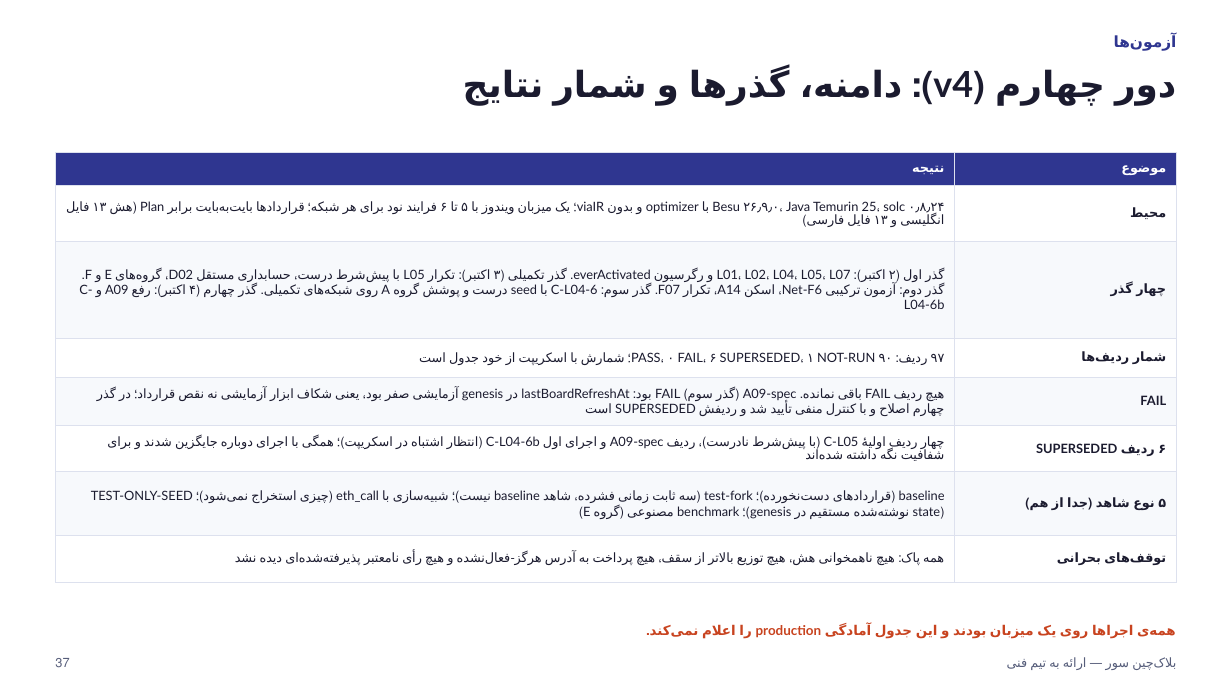
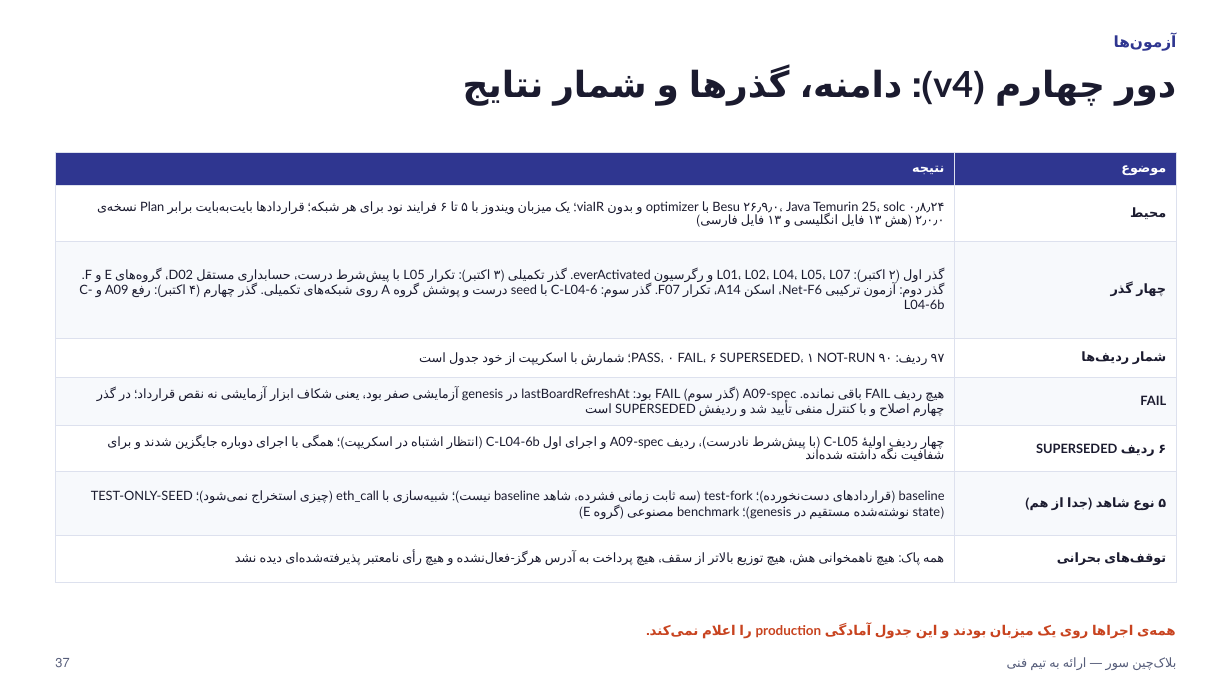
Before and after one commit to Sur-network/sur-new, a slide deck: slide 37 of presentations/Sur - Technical Team Presentation.pptx. Drawn at 1232x693 pixels with LibreOffice and Linux fonts; fonts in the diff are those of the drawing. Boxes give left, top, right and bottom in pixels: in the first picture for what was removed or moved away, otherwise in the second. Text is boxed around its words. In the diff, an @@ line names an element or a change of style, - is before the commit and + after.

```diff
--- a/presentations/Sur - Technical Team Presentation.pptx
+++ b/presentations/Sur - Technical Team Presentation.pptx
@@ table at box(55, 152, 1177, 569) @@
-row 2, column 1: Besu ۲۶٫۹٫۰، Java Temurin 25، solc ۰٫۸٫۲۴ با optimizer و بدون viaIR؛ یک میزبان ویندوز با ۵ تا ۶ فرایند نود برای هر شبکه؛ قراردادها بایت‌به‌بایت برابر Plan (هش ۱۳ فایل انگلیسی و ۱۳ فایل فارسی)
+row 2, column 1: Besu ۲۶٫۹٫۰، Java Temurin 25، solc ۰٫۸٫۲۴ با optimizer و بدون viaIR؛ یک میزبان ویندوز با ۵ تا ۶ فرایند نود برای هر شبکه؛ قراردادها بایت‌به‌بایت برابر Plan نسخه‌ی ۲٫۰٫۰ (هش ۱۳ فایل انگلیسی و ۱۳ فایل فارسی)
```
Also in this commit, not shown: 5 other slides changed, 39 other files.
